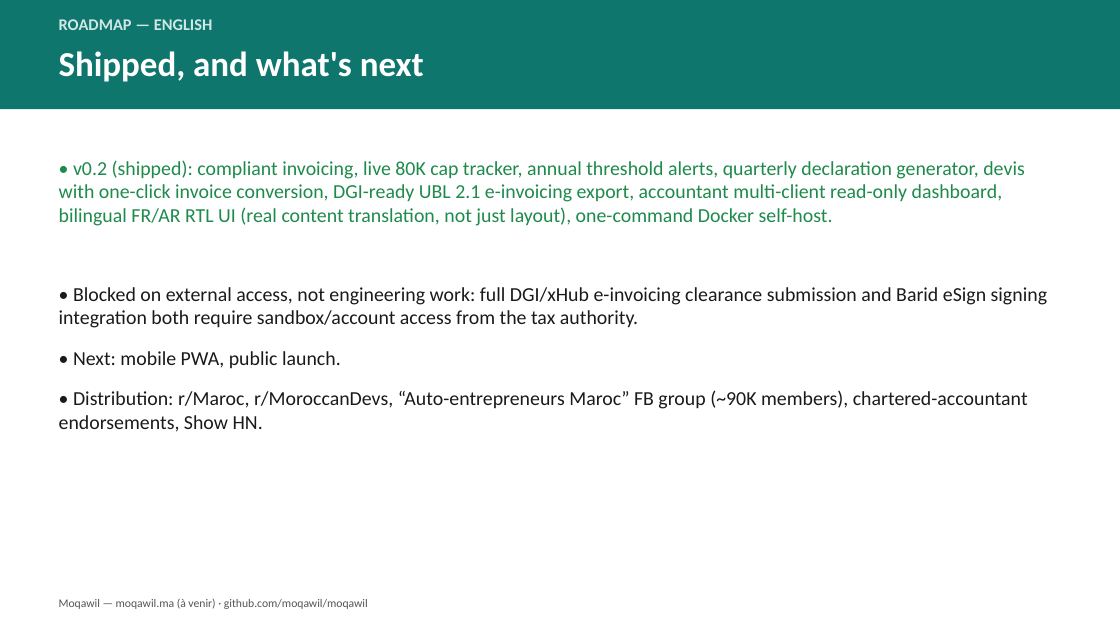
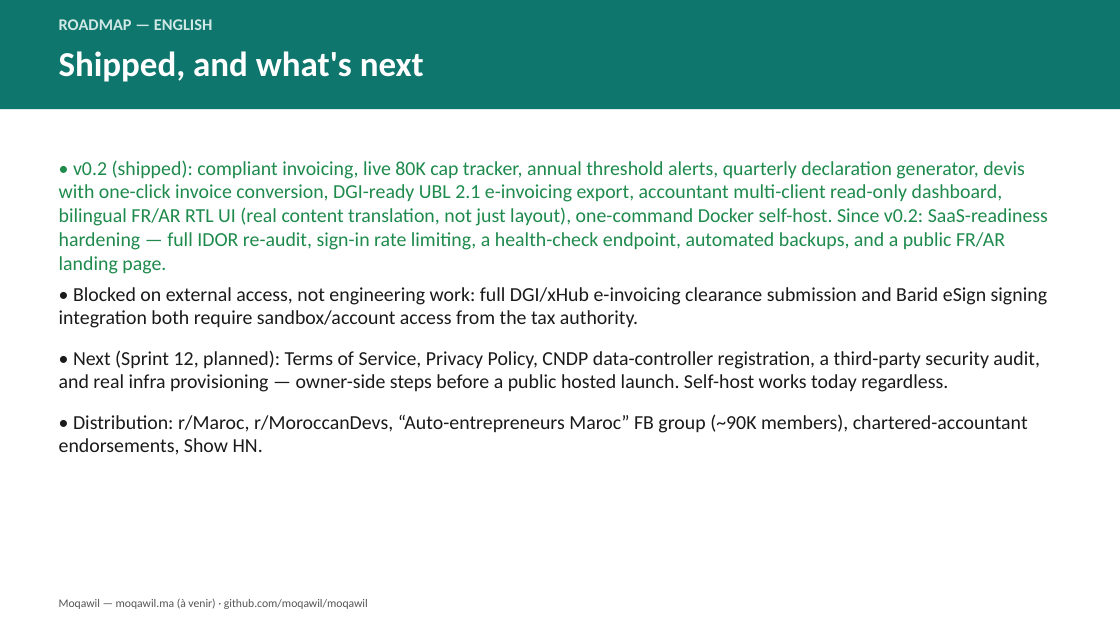
Before and after one commit to rhorba/Moqawil, a slide deck: slide 13 of pitch/Moqawil-Pitch-Deck.pptx. Drawn at 1120x630 pixels with LibreOffice and Linux fonts; fonts in the diff are those of the drawing. Boxes give left, top, right and bottom in pixels: in the first picture for what was removed or moved away, otherwise in the second. Text is boxed around its words. In the diff, an @@ line names an element or a change of style, - is before the commit and + after.

```diff
--- a/pitch/Moqawil-Pitch-Deck.pptx
+++ b/pitch/Moqawil-Pitch-Deck.pptx
@@ text at <box>59,160,1048,274</box>: text changed @@
-• v0.2 (shipped): compliant invoicing, live 80K cap tracker, annual threshold alerts, quarterly declaration generator, devis with one-click invoice conversion, DGI-ready UBL 2.1 e-invoicing export, accountant multi-client read-only dashboard, bilingual FR/AR RTL UI (real content translation, not just layout), one-command Docker self-host.
+• v0.2 (shipped): compliant invoicing, live 80K cap tracker, annual threshold alerts, quarterly declaration generator, devis with one-click invoice conversion, DGI-ready UBL 2.1 e-invoicing export, accountant multi-client read-only dashboard, bilingual FR/AR RTL UI (real content translation, not just layout), one-command Docker self-host. Since v0.2: SaaS-readiness hardening — full IDOR re-audit, sign-in rate limiting, a health-check endpoint, automated backups, and a public FR/AR landing page.
@@ text at <box>59,350,1039,392</box>: text changed @@
-• Next: mobile PWA, public launch.
+• Next (Sprint 12, planned): Terms of Service, Privacy Policy, CNDP data-controller registration, a third-party security audit, and real infra provisioning — owner-side steps before a public hosted launch. Self-host works today regardless.
```
Also in this commit, not shown: 1 other slide changed, 3 other files.
